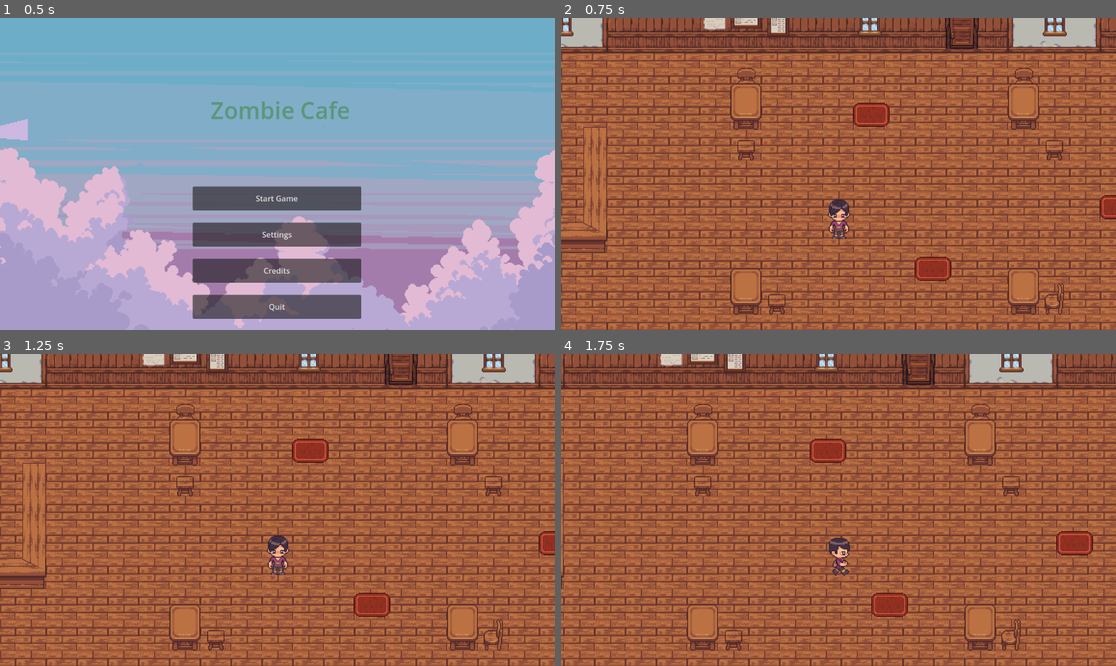
Above: before the commit, frames 1-4 (two rows, left to right).
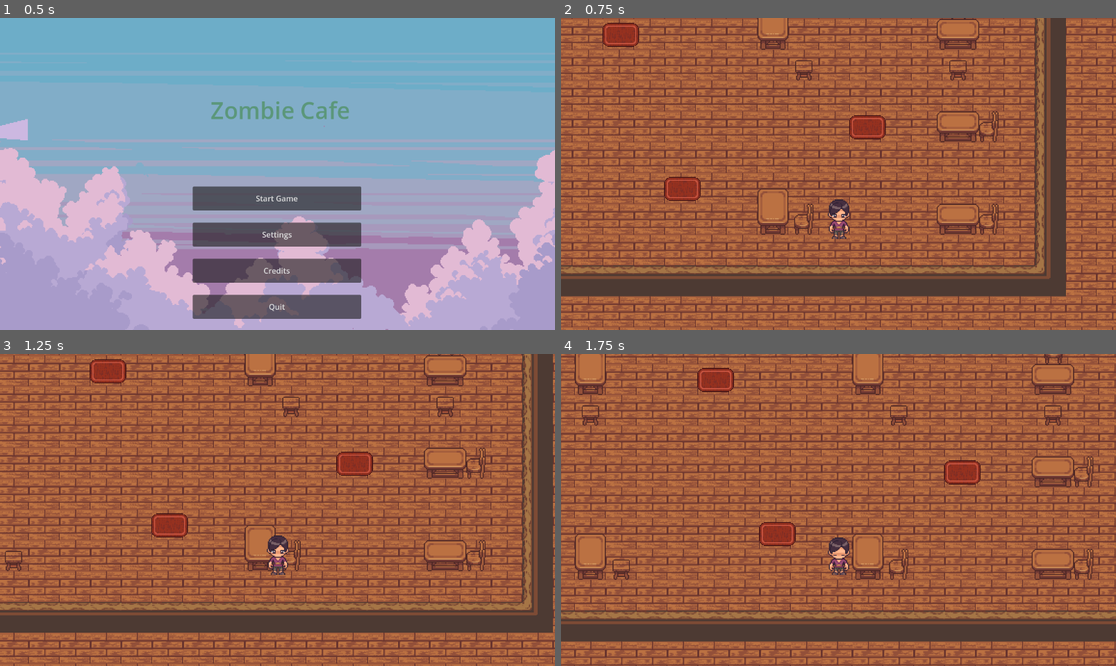
Above: after the commit, the same moments.

Repository: ratgaw/ZombieCafe
Game: Godot game, scene res://Scenes/main_menu.tscn
Two runs of this game, one before a commit and one after it. Both use one fixed random seed, a clock stepped at 60 frames per second and the inputs below.
Inputs:
- Up to frame 1 (0.5 s): no input
- Up to frame 2 (0.75 s): click "Start Game" at 0.5 s
- Up to frame 3 (1.25 s): no input
- Up to frame 4 (1.75 s): hold D (move_right) from 1.28 s (still down)

Frame 1 is identical in both runs. In frame 2, 52% of the frame differs, in the area x 0-100%, y 0-100%; in frame 3, 57%; in frame 4, 54%.

Commit message:
Peasant Pathing V1
Added the beginning code for NPC pathing within cafe.

Diff:
--- a/Main_Menu/Scenes/cafe_game.tscn
+++ b/Main_Menu/Scenes/cafe_game.tscn
@@ -7,9 +7,9 @@
 [ext_resource type="PackedScene" uid="uid://0j31q5h1ra3y" path="res://Scenes/peasant_1.tscn" id="5_0ja1t"]
 
 [sub_resource type="NavigationPolygon" id="NavigationPolygon_0ja1t"]
-vertices = PackedVector2Array(-104, 56, 438, 94, -342, 94, -120, 56, -342, -206, -120, 24, 438, -206, -104, 24)
-polygons = Array[PackedInt32Array]([PackedInt32Array(0, 1, 2, 3), PackedInt32Array(3, 2, 4, 5), PackedInt32Array(5, 4, 6, 7), PackedInt32Array(7, 6, 1, 0)])
-outlines = Array[PackedVector2Array]([PackedVector2Array(-352, -216, 448, -216, 448, 104, -352, 104)])
+vertices = PackedVector2Array(-342, 78, 200, 50, 339, 49, 398, 49, 438, 78, 398, -83, 339, -83, -87, -142, -87, -194, 151, -142, 397, -142, 397, -178, 437, -206, 327, -206, 338, -178, 200, -194, 151, 50, -88, 50, -137, 50, -342, -13, -246, -13, -137, -2, 200, -2, 339, 13, 338, -142, 200, -142, 437, -214, 438, -214, 398, -47, 398, 13, 151, -2, -88, -2, -246, -149, -342, -149, -342, -214, -136, -194, 327, -214, 151, -194, -136, -142, 339, -47)
+polygons = Array[PackedInt32Array]([PackedInt32Array(0, 1, 2, 3, 4), PackedInt32Array(5, 6, 7, 8, 9), PackedInt32Array(10, 11, 12, 5), PackedInt32Array(13, 12, 11, 14, 15), PackedInt32Array(16, 1, 0), PackedInt32Array(17, 16, 0), PackedInt32Array(18, 17, 0), PackedInt32Array(18, 0, 19, 20, 21), PackedInt32Array(2, 1, 22, 23), PackedInt32Array(14, 24, 25, 15), PackedInt32Array(12, 26, 27, 4), PackedInt32Array(28, 12, 4, 29), PackedInt32Array(12, 28, 5), PackedInt32Array(30, 16, 17, 31, 7), PackedInt32Array(32, 33, 34, 35), PackedInt32Array(34, 36, 13, 15, 37), PackedInt32Array(24, 10, 5), PackedInt32Array(38, 21, 20, 32, 35), PackedInt32Array(7, 6, 39, 22, 30), PackedInt32Array(4, 3, 29), PackedInt32Array(39, 28, 29, 23, 22), PackedInt32Array(38, 7, 31, 21), PackedInt32Array(25, 24, 5), PackedInt32Array(9, 25, 5), PackedInt32Array(37, 9, 8), PackedInt32Array(34, 37, 8), PackedInt32Array(34, 8, 35)])
+outlines = Array[PackedVector2Array]([PackedVector2Array(-352, -224, 337, -224, 337, -216, 427, -216, 427, -224, 448, -224, 448, 88, -352, 88, -352, -23, -256, -23, -256, -139, -352, -139)])
 
 [node name="Cafe Game" type="Node2D"]
 script = ExtResource("1_4hync")
@@ -70,18 +70,57 @@
 [node name="Customer Area" type="Area2D" parent="."]
 
 [node name="Peasant1" parent="Customer Area" instance=ExtResource("5_0ja1t")]
-position = Vector2(-16, -32)
+position = Vector2(259, 51)
 
 [node name="TopDownCamera" type="Camera2D" parent="Customer Area/Peasant1"]
 position = Vector2(0, -50)
 zoom = Vector2(2, 2)
 editor_draw_limits = true
 
-[node name="NavigationRegion2D" type="NavigationRegion2D" parent="Customer Area"]
+[node name="Customer Nav Area" type="NavigationRegion2D" parent="Customer Area"]
 navigation_polygon = SubResource("NavigationPolygon_0ja1t")
 
-[node name="NavigationObstacle2D" type="NavigationObstacle2D" parent="Customer Area/NavigationRegion2D"]
-vertices = PackedVector2Array(-104, 24, -120, 24, -120, 56, -104, 56)
+[node name="Table1" type="NavigationObstacle2D" parent="Customer Area/Customer Nav Area"]
+vertices = PackedVector2Array(-88, -2, -137, -2, -137, 50, -88, 50)
+affect_navigation_mesh = true
+carve_navigation_mesh = true
+
+[node name="Table2" type="NavigationObstacle2D" parent="Customer Area/Customer Nav Area"]
+position = Vector2(1, -192)
+vertices = PackedVector2Array(-88, -2, -137, -2, -137, 50, -88, 50)
+affect_navigation_mesh = true
+carve_navigation_mesh = true
+
+[node name="Table3" type="NavigationObstacle2D" parent="Customer Area/Customer Nav Area"]
+position = Vector2(288, -192)
+vertices = PackedVector2Array(-88, -2, -137, -2, -137, 50, -88, 50)
+affect_navigation_mesh = true
+carve_navigation_mesh = true
+
+[node name="Table4" type="NavigationObstacle2D" parent="Customer Area/Customer Nav Area"]
+position = Vector2(288, 0)
+vertices = PackedVector2Array(-88, -2, -137, -2, -137, 50, -88, 50)
+affect_navigation_mesh = true
+carve_navigation_mesh = true
+
+[node name="Table5" type="NavigationObstacle2D" parent="Customer Area/Customer Nav Area"]
+position = Vector2(391.99997, -31.999996)
+rotation = 1.5698496
+vertices = PackedVector2Array(-109.99524, -5.1041565, -145.99522, -5.1382446, -146.05107, 53.861725, -110.05109, 53.895813)
+affect_navigation_mesh = true
+carve_navigation_mesh = true
+
+[node name="Table6" type="NavigationObstacle2D" parent="Customer Area/Customer Nav Area"]
+position = Vector2(392.99997, 63)
+rotation = 1.5698496
+vertices = PackedVector2Array(-109.99524, -5.1041565, -145.99522, -5.1382446, -146.05107, 53.861725, -110.05109, 53.895813)
+affect_navigation_mesh = true
+carve_navigation_mesh = true
+
+[node name="Table7" type="NavigationObstacle2D" parent="Customer Area/Customer Nav Area"]
+position = Vector2(392.99994, 158.99998)
+rotation = 1.5698496
+vertices = PackedVector2Array(-109.99524, -5.1041565, -145.99522, -5.1382446, -146.05107, 53.861725, -110.05109, 53.895813)
 affect_navigation_mesh = true
 carve_navigation_mesh = true
 
--- a/Main_Menu/Scenes/peasant_1.gd
+++ /dev/null
@@ -1,42 +0,0 @@
-extends CharacterBody2D
-class_name Peasant_1
-
-@onready var animations: AnimatedSprite2D = $Animations
-signal Order_Taken (Order_Taken : bool)
-signal Order_Fulfilled (Order_Fufilled : bool)
-
-#speed for test player movement function
-@export var speed: float = 100.0
-
-#function controlling player test movement & walk/idle animations
-func _physics_process(_float):
-	var direction := Vector2.ZERO
-
-#Moves/plays walk animation on peasant depending on keystroke
-	if Input.is_action_pressed("move_down"):
-		direction.y += 1
-		$Animations.animation = "Walk_Down"
-	if Input.is_action_pressed("move_up"):
-		direction.y -= 1
-		$Animations.animation = "Walk_Up"
-	if Input.is_action_pressed("move_left"):
-		direction.x -= 1
-		$Animations.animation = "Walk_Left"
-	if Input.is_action_pressed("move_right"):
-		direction.x += 1
-		$Animations.animation = "Walk_Right"
-	if direction != Vector2.ZERO:
-		direction = direction.normalized()
-
-	velocity = direction * speed
-	move_and_slide()
-
-#Returns peasant to idle animation depending on last direction moved
-	if Input.is_action_just_released("move_down"):
-		$Animations.animation = "Idle_Front"
-	if Input.is_action_just_released("move_up"):
-		$Animations.animation = "Idle_Back"
-	if Input.is_action_just_released("move_left"):
-		$Animations.animation = "Idle_Left"
-	if Input.is_action_just_released("move_right"):
-		$Animations.animation = "Idle_Right"
--- a/Main_Menu/Scenes/peasant_1.tscn
+++ b/Main_Menu/Scenes/peasant_1.tscn
@@ -1,6 +1,6 @@
 [gd_scene load_steps=40 format=3 uid="uid://0j31q5h1ra3y"]
 
-[ext_resource type="Script" uid="uid://clb4cmmt64en2" path="res://Scenes/peasant_1.gd" id="1_8dytm"]
+[ext_resource type="Script" uid="uid://clb4cmmt64en2" path="res://Scripts/peasant_1.gd" id="1_8dytm"]
 [ext_resource type="Texture2D" uid="uid://b3u0m1ak1rjre" path="res://Assets/Sprites/Zombie&Villager1_Animations.png" id="1_ig52h"]
 
 [sub_resource type="AtlasTexture" id="AtlasTexture_ig52h"]
@@ -322,5 +322,7 @@
 autoplay = "Idle_Front"
 offset = Vector2(0, -5)
 
-[node name="CollisionShape2D" type="CollisionShape2D" parent="."]
+[node name="Collision Box" type="CollisionShape2D" parent="."]
 shape = SubResource("RectangleShape2D_y8mpp")
+
+[node name="NavigationAgent2D" type="NavigationAgent2D" parent="."]
--- /dev/null
+++ b/Main_Menu/Scripts/peasant_1.gd
@@ -0,0 +1,58 @@
+extends CharacterBody2D
+class_name Peasant_1
+
+@onready var animations: AnimatedSprite2D = $Animations
+@onready var movement: NavigationAgent2D = $NavigationAgent2D
+signal Order_Taken (Order_Taken : bool)
+signal Order_Fulfilled (Order_Fufilled : bool)
+
+#speed for test player movement function
+@export var speed: float = 100.0
+
+func _ready():
+	set_move_to_target(Vector2(-250,-100))
+
+#function controlling player test movement & walk/idle animations
+#func _physics_process(_float):
+	#var direction := Vector2.ZERO
+#
+##Moves/plays walk animation on peasant depending on keystroke
+	#if Input.is_action_pressed("move_down"):
+		#direction.y += 1
+		#$Animations.animation = "Walk_Down"
+	#if Input.is_action_pressed("move_up"):
+		#direction.y -= 1
+		#$Animations.animation = "Walk_Up"
+	#if Input.is_action_pressed("move_left"):
+		#direction.x -= 1
+		#$Animations.animation = "Walk_Left"
+	#if Input.is_action_pressed("move_right"):
+		#direction.x += 1
+		#$Animations.animation = "Walk_Right"
+	#if direction != Vector2.ZERO:
+		#direction = direction.normalized()
+		#
+	#velocity = direction * speed
+	#move_and_slide()
+
+##Returns peasant to idle animation depending on last direction moved
+	#if Input.is_action_just_released("move_down"):
+		#$Animations.animation = "Idle_Front"
+	#if Input.is_action_just_released("move_up"):
+		#$Animations.animation = "Idle_Back"
+	#if Input.is_action_just_released("move_left"):
+		#$Animations.animation = "Idle_Left"
+	#if Input.is_action_just_released("move_right"):
+		#$Animations.animation = "Idle_Right"
+
+func _process(delta):
+	_movement(delta)
+
+func _movement(delta):
+	var mov_pos = movement.get_next_path_position()
+	var mov_dir = global_position.direction_to(mov_pos)
+	var smovement = mov_dir * speed * delta
+	translate(smovement)
+
+func set_move_to_target(target : Vector2):
+	movement.target_position = target
Renamed: Main_Menu/Scenes/peasant_1.gd.uid -> Main_Menu/Scripts/peasant_1.gd.uid
